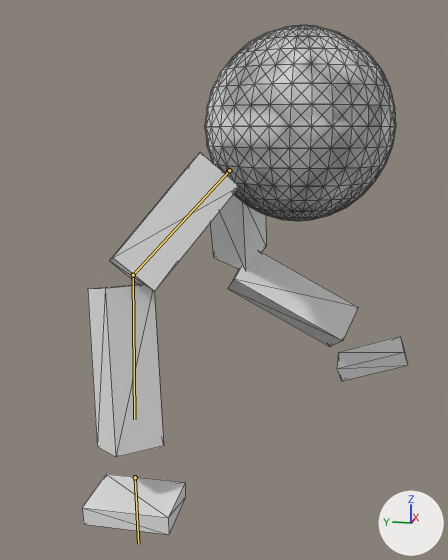
What one commit did to the glTF model glb_imports/MiniBallWalker.glb.
One viewpoint serves both versions: a 50 mm camera at (-31.8, -14.0, 18.0) aimed at (-0.5, -7.8, 10.1). Lighting does not change. The marker at lower right points along +X, +Y and +Z. The picture after the commit comes second. Both versions are drawn at frame 21 of the action 'walk_loop'; the numbers are the values there. The bones that change are drawn over the model as lines. Mesh edges are drawn as thin lines.

Names of what the first picture shows: 'LeftFoot', 'LeftShin', 'LeftThigh', 'RightFoot', 'RightShin', 'RightThigh', 'Sphere'.
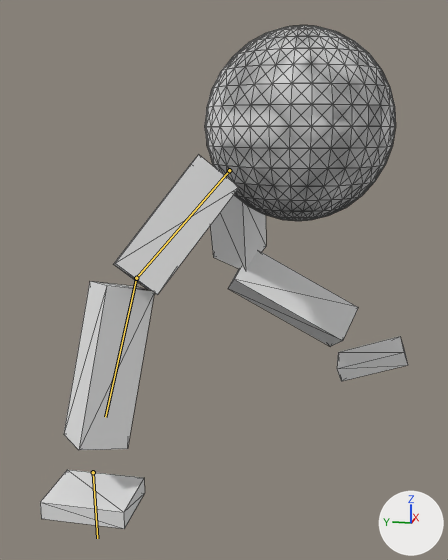
The change, as JSON lines over the scene's bpy script:
```json
{"block": "bone_bone_001_r", "where": "bone_bone_001_r = bpy.data.objects['Armature'].pose.bones['Bone.001.R']  # child of 'Bone'"}
{"op": "set", "path": "bone_bone_001_r.rotation_quaternion", "old": "(0.993, 0.017, -0.063, 0.099)", "new": "(0.989, 0.018, -0.063, 0.13)", "note": "degrees (1, -7, 11) -> degrees (1, -7, 15)"}
{"block": "bone_bone_002_r", "where": "bone_bone_002_r = bpy.data.objects['Armature'].pose.bones['Bone.002.R']  # child of 'Bone.001.R'"}
{"op": "set", "path": "bone_bone_002_r.rotation_quaternion", "old": "(0.897, -0.375, -0.02, -0.234)", "new": "(0.832, -0.462, -0.033, -0.305)", "note": "degrees (-43, -12, -25) -> degrees (-53, -20, -30)"}
{"block": "bone_bone_003_r", "where": "bone_bone_003_r = bpy.data.objects['Armature'].pose.bones['Bone.003.R']  # child of 'Bone'"}
{"op": "set", "path": "bone_bone_003_r.location", "old": "(1.12, 4.36, -6.74)", "new": "(1.46, 4.36, -8.84)"}
```

Location of each change, (x1, y1, x2, y2) in pixels of the pictures (448 x 560 px):
```json
{"object": "RightShin", "change": "posed", "before": [88, 285, 164, 457], "after": [64, 281, 154, 450], "on screen": "18% wider"}
{"object": "RightThigh", "change": "posed", "before": [110, 152, 240, 292], "after": [114, 155, 239, 295]}
{"object": "RightFoot", "change": "posed", "before": [82, 474, 185, 535], "after": [40, 470, 145, 529]}
{"bone": "Bone.001.R", "before": "(229, 170) to (133, 275)", "after": "(229, 170) to (136, 278)"}
{"bone": "Bone.002.R", "before": "(133, 275) to (134, 419)", "after": "(136, 278) to (105, 417)"}
{"bone": "Bone.003.R", "before": "(135, 477) to (138, 544)", "after": "(93, 472) to (97, 538)"}
```
